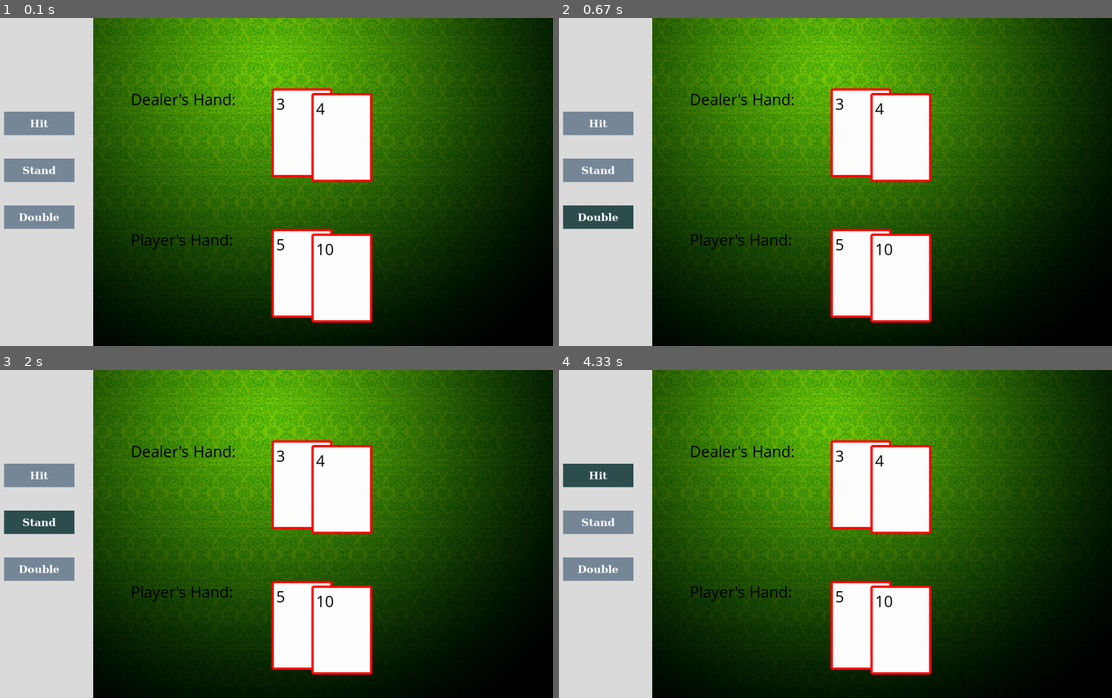
Above: before the commit, frames 1-4 (two rows, left to right).
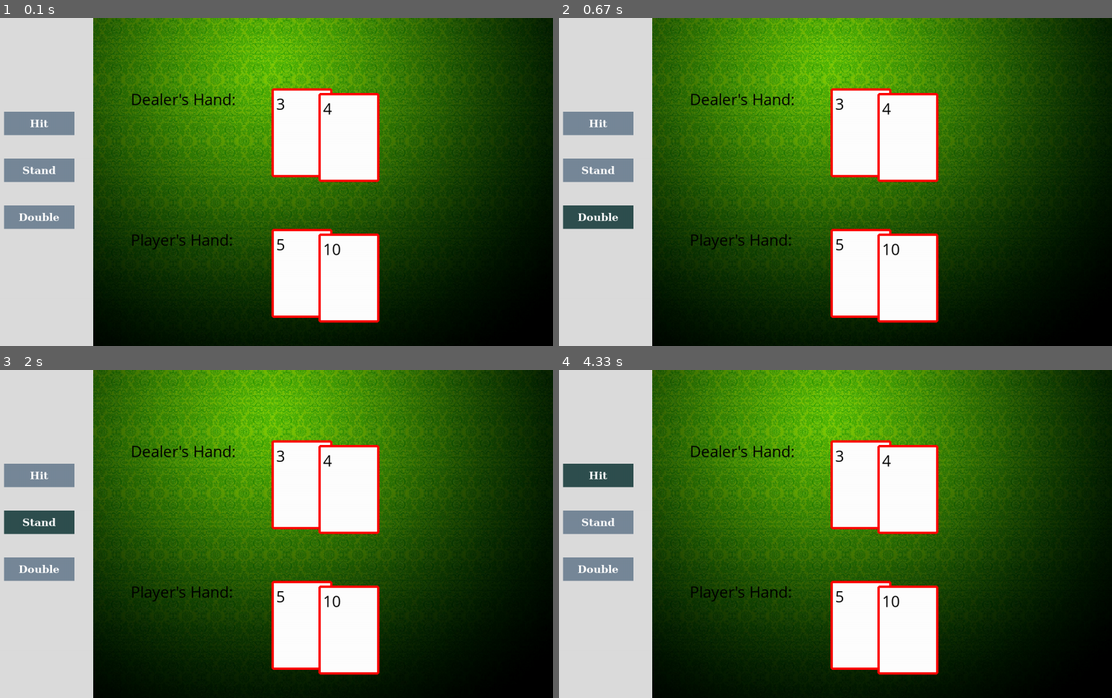
Above: after the commit, the same moments.

Repository: deograciasong/5001-Project
Game: pygame game, started from test_xinui.py
Two runs of this game, one before a commit and one after it. Both use one fixed random seed, a clock stepped at 60 frames per second and the inputs below.
Inputs (mouse positions are in pixels of both pictures, inside the frame that each line leads up to):
- Up to frame 1 (0.1 s): type "1 (at the terminal prompt)" at 0 s
- Up to frame 2 (0.67 s): click "Double" at 0.38 s
- Up to frame 3 (2 s): click (276, 556) at 0.72 s; click "Hit" at 1.05 s; click (475, 648) at 1.38 s; click (71, 524) at 1.72 s
- Up to frame 4 (4.33 s): click (802, 619) at 2.05 s; click "Hit" at 2.88 s; click (979, 504) at 3.22 s; click "Hit" at 4.05 s

The runs differ from the first frame. In frame 1, 1.7% of the frame differs, in the area x 56-69%, y 22-93%; in frame 2, 1.7%; in frame 3, 1.7%; in frame 4, 1.7%.

Commit message:
combine_bet&draw_cards

Diff:
--- /dev/null
+++ b/richard_update_1208.py
@@ -0,0 +1,277 @@
+import copy
+import random
+import time
+
+import pygame
+from constants import *
+from hand import Hand
+from deck import Deck
+from button import Button
+
+clock = pygame.time.Clock()
+pygame.init()
+gameDisplay = pygame.display.set_mode((display_width, display_height))
+
+
+def choose_bet():
+    """
+    displays a screen for the user to select which bet size they would like to choose
+    parameters: None
+    returns: bet (int)
+    """
+
+    # creating a button for the betting options
+    button_5 = Button("$5", 30, 315, 150, 50)
+    button_10 = Button("$10", 280, 315, 150, 50)
+    button_25 = Button("$25", 530, 315, 150, 50)
+    button_50 = Button("$50", 780, 315, 150, 50)
+    button_100 = Button("$100", 1003, 315, 150, 50)
+    button_reset = Button("Reset", 420, 500, 150, 50)
+    button_bet = Button("Bet", 620, 500, 150, 50)
+
+    bet = 0
+    run = True
+    while run:
+        gameDisplay.blit(scaled_image, [0, 0])
+        pygame.draw.rect(
+            gameDisplay, black, pygame.Rect(0, 250, display_width, display_height / 4)
+        )
+
+        # event handler
+        for event in pygame.event.get():
+            # quit game
+            if event.type == pygame.QUIT:
+                run = False
+
+        # checking if a button was clicked and acting accordingly
+        if button_5.check_click():
+            bet += 5
+        if button_10.check_click():
+            bet += 10
+        if button_25.check_click():
+            bet += 25
+        if button_50.check_click():
+            bet += 50
+        if button_100.check_click():
+            bet += 100
+        if button_reset.check_click():
+            bet = 0
+        if button_bet.check_click():
+            run = False
+
+        # draws the buttons
+        button_5.draw()
+        button_10.draw()
+        button_25.draw()
+        button_50.draw()
+        button_100.draw()
+        button_reset.draw()
+        button_bet.draw()
+
+        # visualize the current bet state
+        pygame.draw.circle(gameDisplay, black, (600, 125), 90)
+        surf = font_bet.render(f"${bet}", True, white)
+        gameDisplay.blit(surf, (550, 95))
+
+        pygame.display.update()
+    return bet
+
+
+def player_action(player, shoe, bet):
+    """
+    performs all actions requested by the player
+    determines which button is clicked by user then acts accordingly
+    parameters: player (object: Class Hand)
+    returns: bet (int, value of the bet)
+    """
+
+    # creating the player action buttons
+    hit_button = Button("Hit", 30, 200, 150, 50)
+    stand_button = Button("Stand", 30, 300, 150, 50)
+    double_button = Button("Double", 30, 400, 150, 50)
+
+    run = True
+    while run:
+        gameDisplay.blit(scaled_image, [0, 0])
+        pygame.draw.rect(gameDisplay, grey, pygame.Rect(0, 0, 220, 700))
+
+        # event handler
+        for event in pygame.event.get():
+            # quit game
+            if event.type == pygame.QUIT:
+                run = False
+
+        # checking if the hit button was clicked and acting accordingly
+        if hit_button.check_click():
+            print("Hit")
+            player.add_card(shoe.draw_card())
+            player.calc_value()
+            print(player)
+            if player.get_value() > 21:
+                run = False
+
+        # checking if the stand button was clicked and acting accordingly
+        if stand_button.check_click():
+            run = False
+            print("Stand")
+
+        # checking if the double button was clicked and acting accordingly
+        if double_button.check_click():
+            print("Double")
+            player.add_card(shoe.draw_card())
+            player.calc_value()
+            print(player)
+            bet *= 2
+            run = False
+
+        # drawing the buttons
+        hit_button.draw()
+        stand_button.draw()
+        double_button.draw()
+
+        pygame.display.update()
+    return bet
+
+
+def dealer_action(dealer, shoe):
+    """
+    performs all actions of a dealer once the player action is over
+    draws cards until the dealer's card values are over 16
+    """
+    while dealer.get_value() < 16:
+        dealer.add_card(shoe.draw_card)
+        dealer.calc_value()
+
+
+def update_display(rounds, wins, losses, pushes):
+    # update statistics and visualize
+    gameDisplay.fill(
+        grey, pygame.Rect(0, 0, display_width, display_height)
+    )  # Clear a specific area of the display
+    statistics_text = textfont.render(
+        f"Rounds: {rounds} Wins: {wins} Losses: {losses} Pushes: {pushes}", True, black
+    )
+    gameDisplay.blit(statistics_text, (300, 300))
+    pygame.display.update()
+    time.sleep(1)
+
+
+def main():
+    run = True
+    decks = 8
+    cut_off = 52 * decks * 0.20
+
+    # initialize a deck class here
+    shoe = Deck()
+
+    # initialize stats
+    wins = 0
+    losses = 0
+    pushes = 0
+    rounds = 0
+
+    # initialize bankroll
+    bank = int(input("How much money are you willing to lose?" "(gamble responsibly!)"))
+
+    pygame.display.set_caption("Pygame Blackjack!")
+    gameDisplay.blit(scaled_image, [0, 0])
+    pygame.draw.rect(gameDisplay, grey, pygame.Rect(0, 0, 220, 700))
+
+    while (shoe.get_remaining_cards() > cut_off) and run:
+        # generate user input for bet
+        bet = choose_bet()
+
+        # create player hand (object)
+        # create dealer hand (object)
+        player = Hand(cards=[], value=0)
+        dealer = Hand(cards=[], value=0)
+
+        for i in range(2):
+            player.add_card(shoe.draw_card())
+            dealer.add_card(shoe.draw_card())
+
+        player.calc_value()
+        dealer.calc_value()
+
+        # Display player's hand
+        player_cards = player.cards
+        for i, card in enumerate(player_cards):
+            card_text = textfont.render(str(card), True, black)
+            card_rect = pygame.Rect(600 + i * 100, 450 + i * 10, 130, 190)
+            pygame.draw.rect(gameDisplay, white, card_rect, 0, 5)  # Draw a rectangle
+            gameDisplay.blit(card_text, (card_rect.x + 10, card_rect.y + 10))
+            pygame.draw.rect(
+                gameDisplay, red, card_rect, 5, 5
+            )  # Draw a rectangle with a border
+
+        # Display dealer's hand
+        dealer_cards = dealer.cards
+        for i, card in enumerate(dealer_cards):
+            card_text = textfont.render(str(card), True, black)
+            card_rect = pygame.Rect(600 + i * 100, 150 + i * 10, 130, 190)
+            pygame.draw.rect(gameDisplay, white, card_rect, 0, 5)  # Draw a rectangle
+            gameDisplay.blit(card_text, (card_rect.x + 10, card_rect.y + 10))
+            pygame.draw.rect(
+                gameDisplay, red, card_rect, 5, 5
+            )  # Draw a rectangle with a border
+
+        pygame.display.update()
+
+        # Display cards using Pygame GUI
+        player_hand_text = textfont.render("Player's Hand: ", True, black)
+        dealer_hand_text = textfont.render("Dealer's Hand: ", True, black)
+
+        gameDisplay.blit(player_hand_text, (300, 450))
+        gameDisplay.blit(dealer_hand_text, (300, 150))
+
+        pygame.display.update()
+        # display both hands
+
+        # create a loop for player action
+        # generate user input to determine action
+        # display new player hand
+        print(player)
+        bet = player_action(player, shoe, bet)
+        if player.get_value() > 21:
+            losses += 1
+            bank -= bet
+            rounds += 1
+            update_display(rounds, wins, losses, pushes)
+            continue
+
+        # create loop for dealer action
+        # hit until can no longer hit or bust
+        # display new dealer hand
+        dealer_action(dealer, shoe)
+        if dealer.get_value() > 21:
+            wins += 1
+            bank += bet
+            rounds += 1
+            update_display(rounds, wins, losses, pushes)
+            continue
+
+        # determine who won
+        # calculate the remaining balance of the player
+        if player.get_value() < dealer.get_value():
+            losses += 1
+            bank -= bet
+            rounds += 1
+        elif player.get_value() > dealer.get_value():
+            wins += 1
+            bank += bet
+            rounds += 1
+        else:
+            pushes += 1
+            rounds += 1
+
+        update_display(rounds, wins, losses, pushes)
+
+        for event in pygame.event.get():
+            if event.type == pygame.QUIT:
+                run = False
+            pygame.display.flip()
+    pygame.quit()
+
+
+if __name__ == "__main__":
+    main()
--- a/test_xinui.py
+++ b/test_xinui.py
@@ -119,7 +119,7 @@
         player_cards = player.cards
         for i, card in enumerate(player_cards):
             card_text = textfont.render(str(card), True, black)
-            card_rect = pygame.Rect(600 + i * 85, 450 + i * 10, 130, 190)
+            card_rect = pygame.Rect(600 + i * 100, 450 + i * 10, 130, 190)
             pygame.draw.rect(gameDisplay, white, card_rect, 0, 5)  # Draw a rectangle
             gameDisplay.blit(card_text, (card_rect.x + 10, card_rect.y + 10))
             pygame.draw.rect(
@@ -130,7 +130,7 @@
         dealer_cards = dealer.cards
         for i, card in enumerate(dealer_cards):
             card_text = textfont.render(str(card), True, black)
-            card_rect = pygame.Rect(600 + i * 85, 150 + i * 10, 130, 190)
+            card_rect = pygame.Rect(600 + i * 100, 150 + i * 10, 130, 190)
             pygame.draw.rect(gameDisplay, white, card_rect, 0, 5)  # Draw a rectangle
             gameDisplay.blit(card_text, (card_rect.x + 10, card_rect.y + 10))
             pygame.draw.rect(
